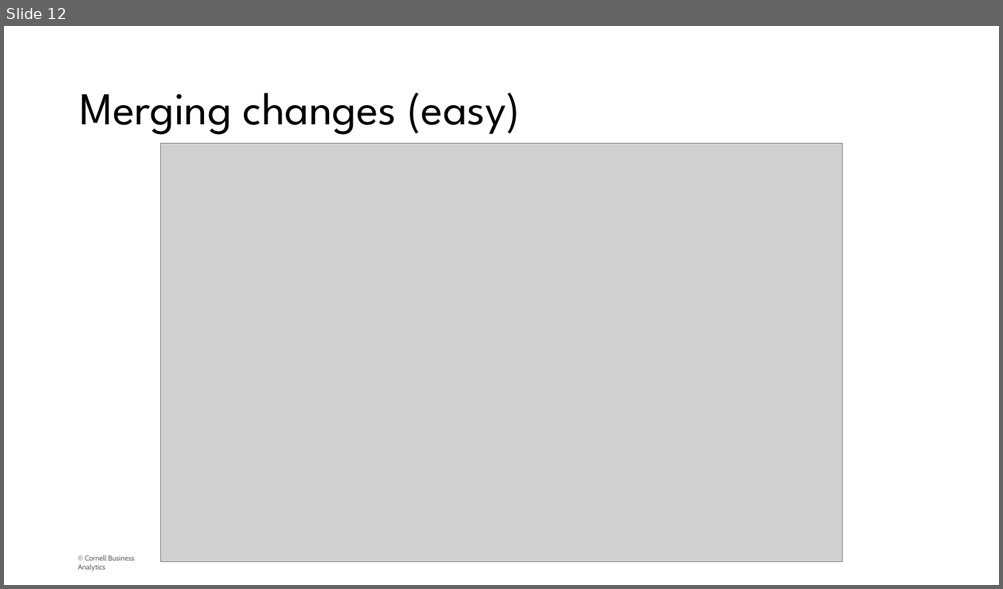
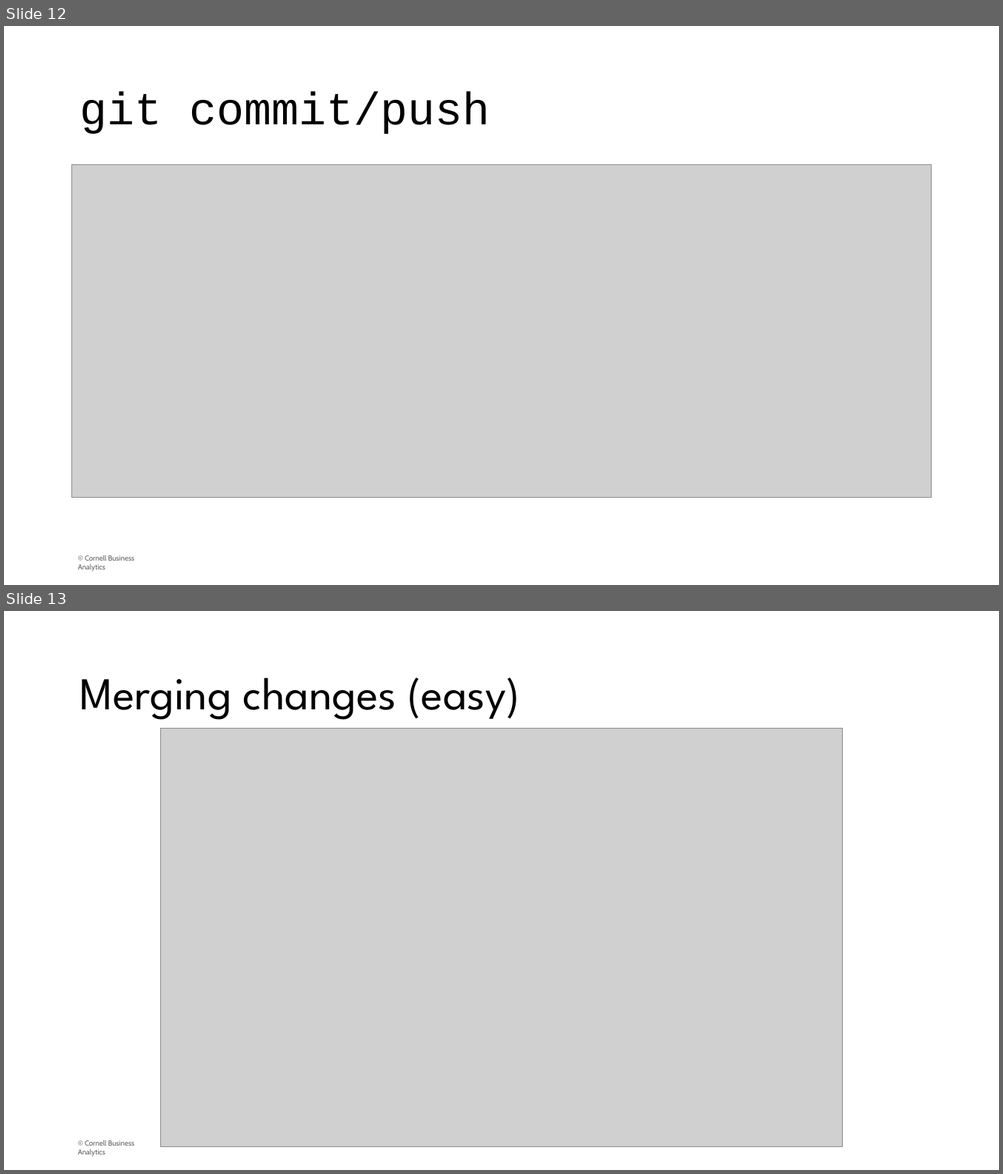
Before and after one commit to sam-hu/cba-git-tutorial, a slide deck: git.pptx. Shown one above the other, each under a label of ours: slide 12 before the commit, slides 12 and 13 after it. The pictures are 1003x589 and 1003x1174 pixels, drawn with LibreOffice and Linux fonts; fonts in the diff are those of the drawing; grey boxes stand for pictures; background and template pictures are left out. Boxes give left, top, right and bottom in pixels: in the first picture for what was removed or moved away, otherwise in the second. Text is boxed around its words. In the diff, an @@ line names an element or a change of style, - is before the commit and + after.

Commit message:
updated ppt again

```diff
--- a/git.pptx
+++ b/git.pptx
@@ slide 12 added at [4,26,999,585], background #FFFFFF; not listed: 1 template element that a slide beside it also shows @@
@@ title added at [79,92,490,134], 44 pt, text #000000 @@
+git commit/push
@@ picture added at [72,165,931,497] @@
@@ what was slide 12 is now slide 13 @@
```
Also in this commit, not shown: 1 other slide added, 1 slide removed.
